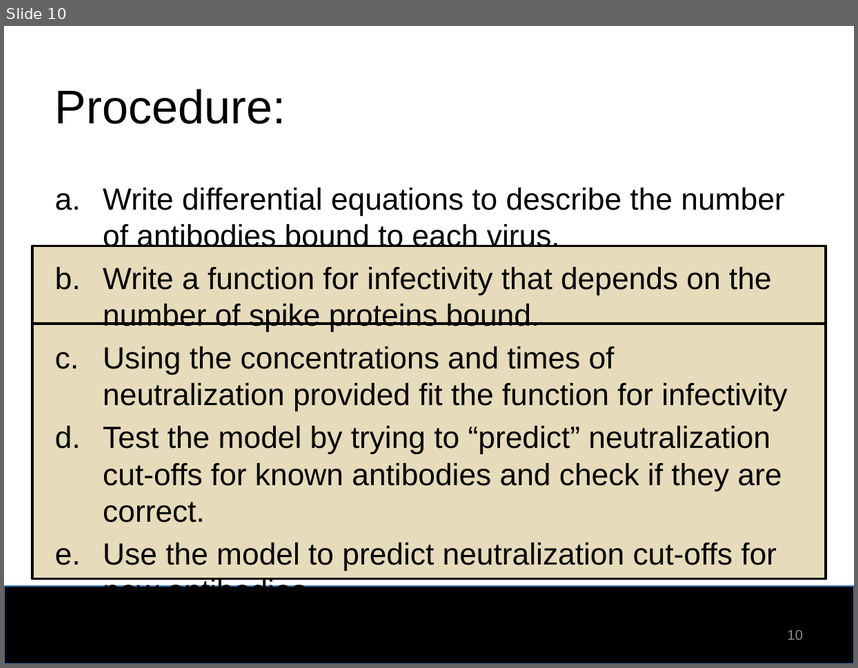
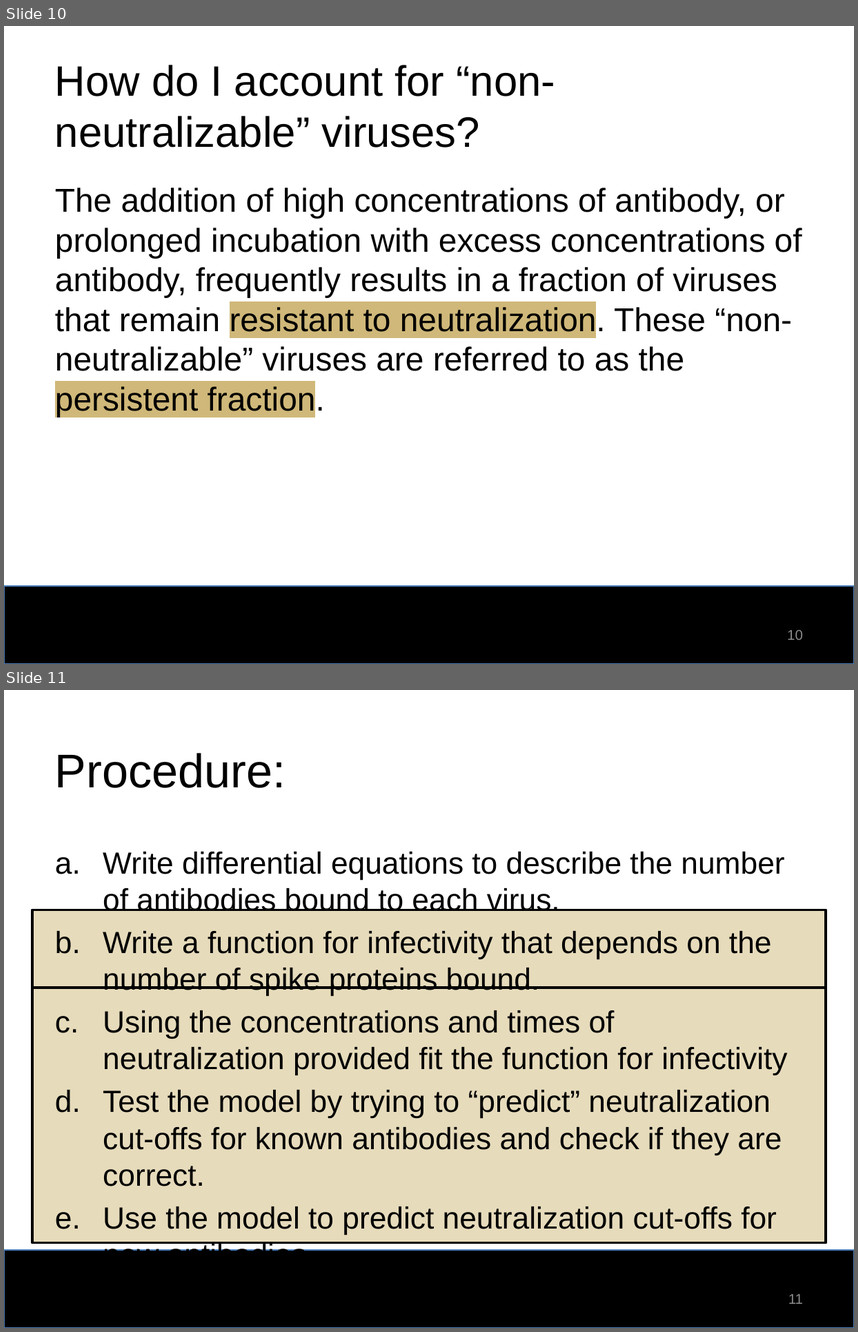
Before and after one commit to emilyrrhodes/labpresentations, a slide deck: 2021.01.27_TwoOnOneUpdates.pptx. Shown one above the other, each under a label of ours: slide 10 before the commit, slides 10 and 11 after it. The pictures are 858x668 and 858x1332 pixels, drawn with LibreOffice and Linux fonts; fonts in the diff are those of the drawing; background and template pictures are left out. Boxes give left, top, right and bottom in pixels: in the first picture for what was removed or moved away, otherwise in the second. Text is boxed around its words. In the diff, an @@ line names an element or a change of style, - is before the commit and + after.

```diff
--- a/2021.01.27_TwoOnOneUpdates.pptx
+++ b/2021.01.27_TwoOnOneUpdates.pptx
@@ slide 10 added at [4, 26, 854, 664], background #FFFFFF; not listed: 1 template element that a slide beside it also shows @@
@@ title added at [55, 65, 555, 147], 36 pt, text #000000 @@
+How do I account for “non-neutralizable” viruses?
@@ text added at [55, 187, 802, 417], 28 pt, text #000000 @@
+The addition of high concentrations of antibody, or prolonged incubation with excess concentrations of antibody, frequently results in a fraction of viruses that remain resistant to neutralization. These “non-neutralizable” viruses are referred to as the persistent fraction.
@@ page number added at [787, 630, 803, 639], 12 pt, text #8C8C8C @@
+10
@@ what was slide 10 is now slide 11 @@
@@ page number at [789, 1294, 803, 1303]: text changed @@
-10
+11
```
Also in this commit, not shown: 2 slides changed.
